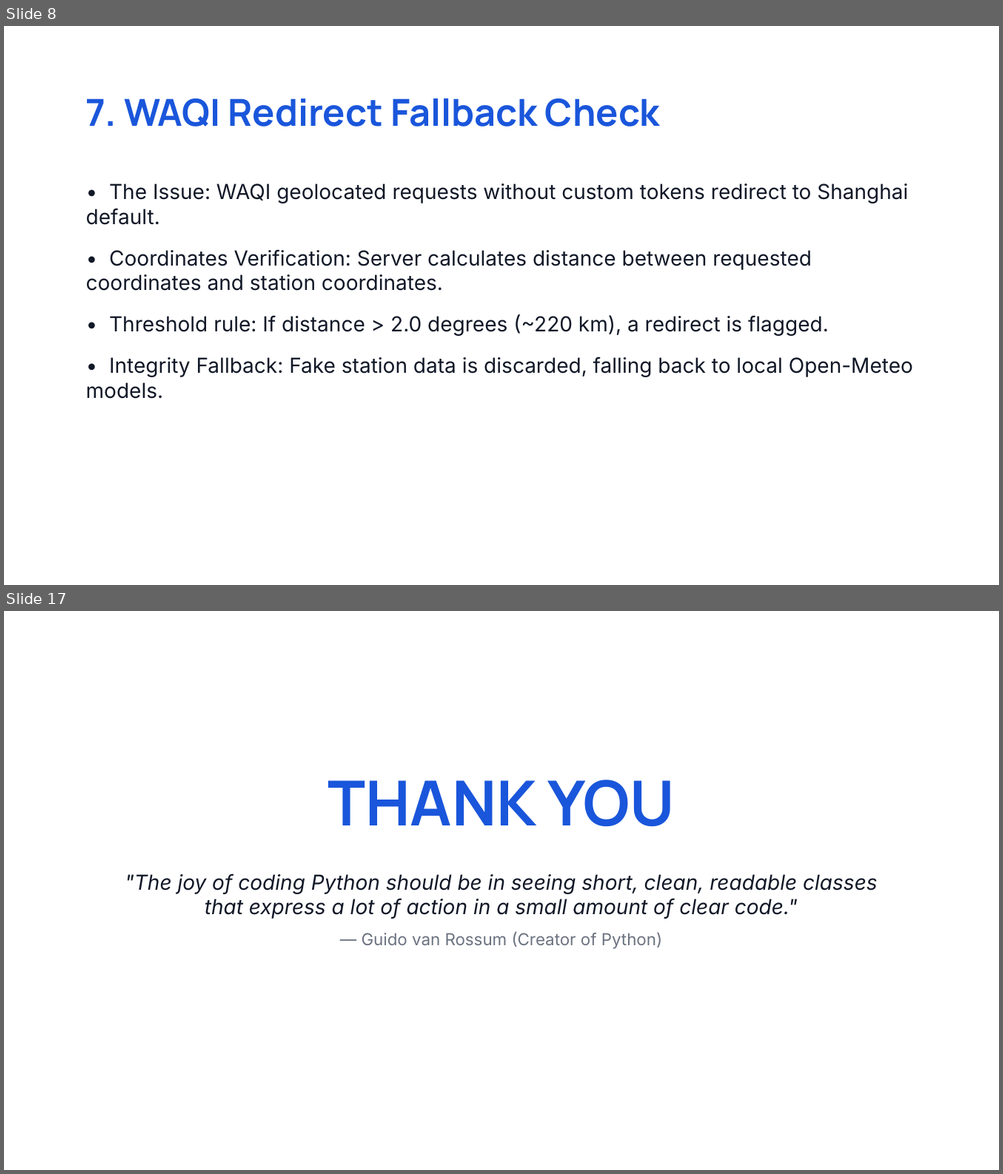
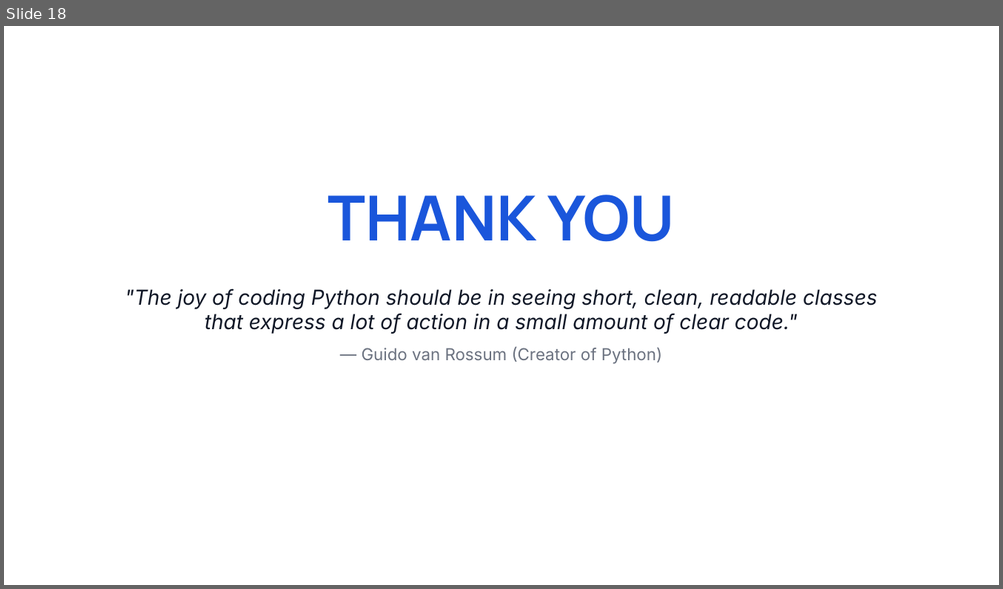
Before and after one commit to Shivaraj519/AeroQuest, a slide deck: AeroQuest_Presentation_Final.pptx. Shown one above the other, each under a label of ours: slides 8 and 17 before the commit, slide 18 after it; the slides between them are not shown. The pictures are 1003x1174 and 1003x589 pixels, drawn with LibreOffice and Linux fonts; fonts in the diff are those of the drawing. Boxes give left, top, right and bottom in pixels: in the first picture for what was removed or moved away, otherwise in the second. Text is boxed around its words. In the diff, an @@ line names an element or a change of style, - is before the commit and + after.

```diff
--- a/AeroQuest_Presentation_Final.pptx
+++ b/AeroQuest_Presentation_Final.pptx
@@ slide 8 removed at [4,26,999,585], background #FFFFFF @@
@@ text removed at [86,99,660,127] @@
-7. WAQI Redirect Fallback Check
@@ text removed at [86,184,913,399] @@
-• The Issue: WAQI geolocated requests without custom tokens redirect to Shanghai default.
-• Coordinates Verification: Server calculates distance between requested coordinates and station coordinates.
-• Threshold rule: If distance > 2.0 degrees (~220 km), a redirect is flagged.
-• Integrity Fallback: Fake station data is discarded, falling back to local Open-Meteo models.
@@ what was slide 17 is now slide 18 @@
```
Also in this commit, not shown: 5 slides changed, 12 slides added, 10 other slides removed, 1 other file.
